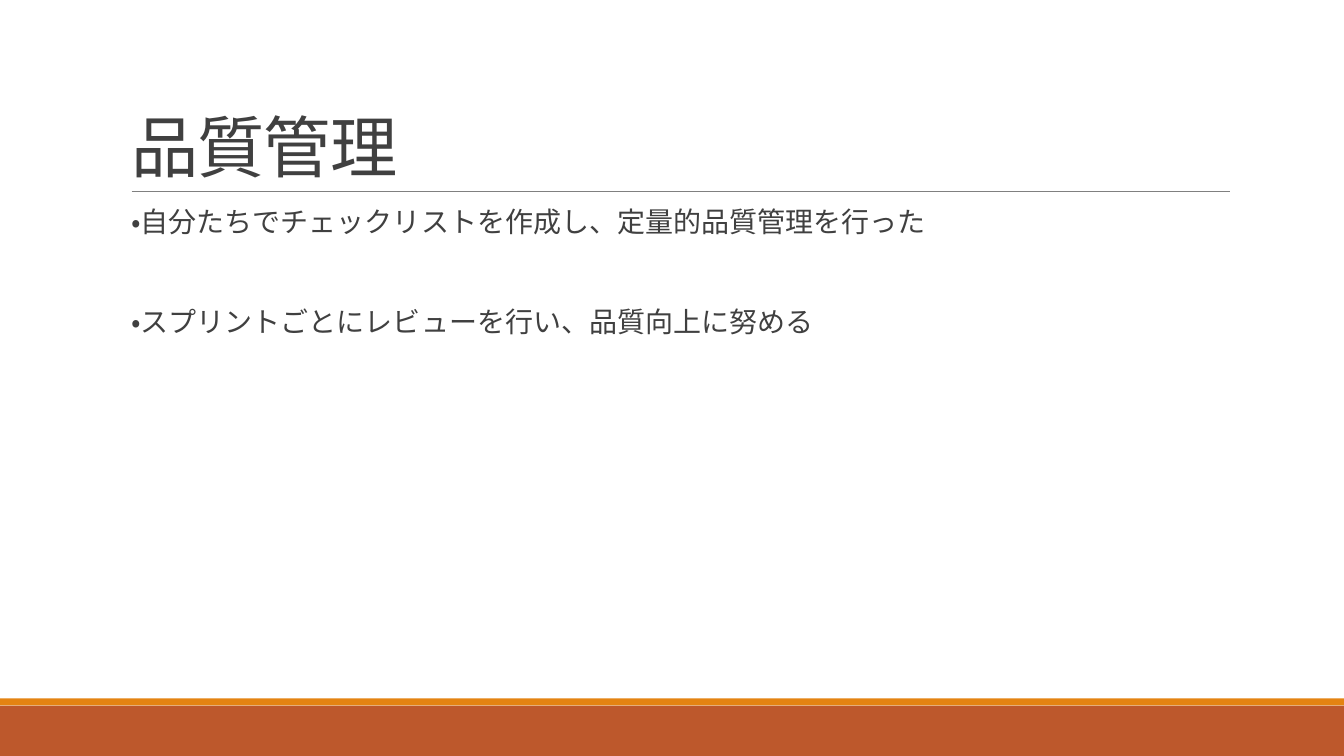
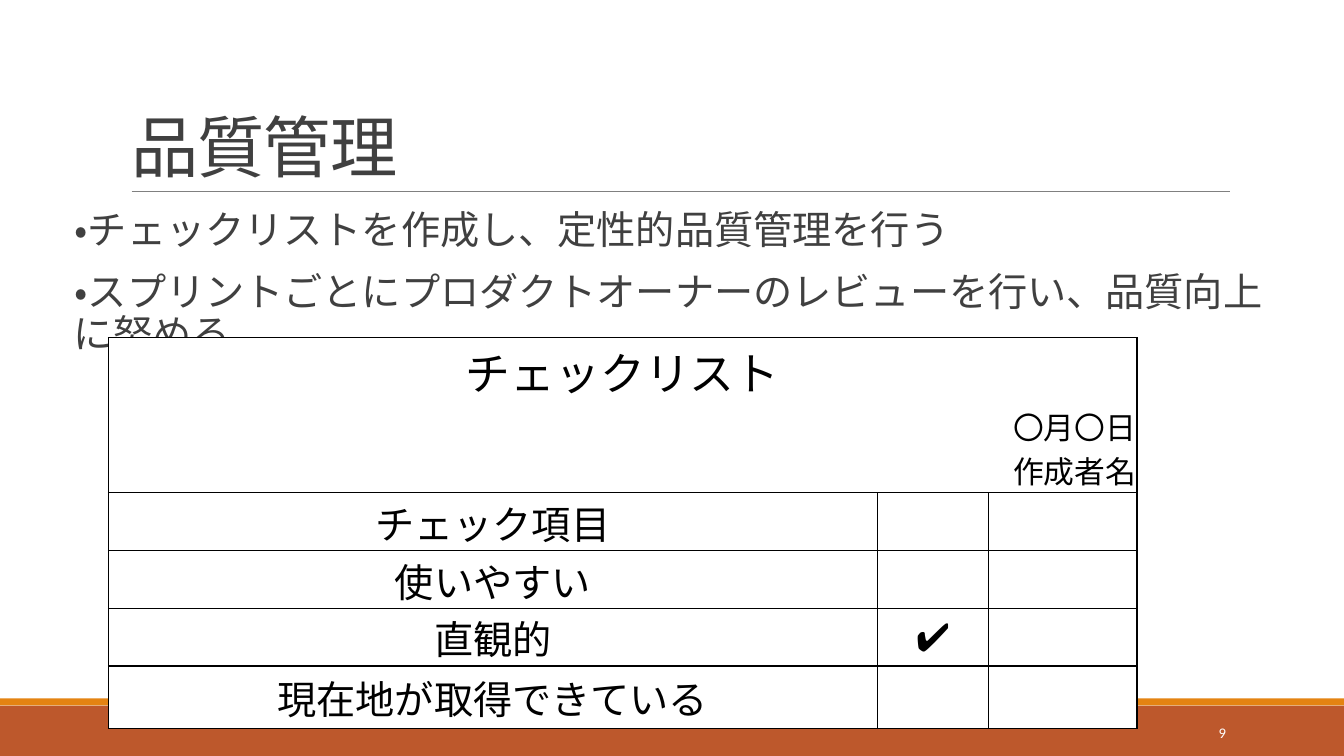
Before and after one commit to tomoyukikondo/yabukiC2017, a slide deck: slide 9 of 避難所情報サービス開発プロジェクト.pptx (slide 8 before the commit). Drawn at 1344x756 pixels with LibreOffice and Linux fonts; fonts in the diff are those of the drawing. Boxes give left, top, right and bottom in pixels: in the first picture for what was removed or moved away, otherwise in the second. Text is boxed around its words. In the diff, an @@ line names an element or a change of style, - is before the commit and + after.

```diff
--- a/避難所情報サービス開発プロジェクト.pptx
+++ b/避難所情報サービス開発プロジェクト.pptx
@@ text at box(74, 211, 1263, 359): text changed; size 20 to 28 pt @@
-  ・自分たちでチェックリストを作成し、定量的品質管理を行った
-  ・スプリントごとにレビューを行い、品質向上に努める
+  ・チェックリストを作成し、定性的品質管理を行う
+  ・スプリントごとにプロダクトオーナーのレビューを行い、品質向上に努める
@@ table added at box(109, 338, 1137, 722), 5 rows, 3 columns @@
+チェックリスト / 〇月〇日 / 作成者名 |  | 
+チェック項目 |  | 
+使いやすい |  | 
+直観的 | ✔ | 
+現在地が取得できている |  | 
@@ page number added at box(1219, 728, 1226, 738), 10.5 pt, text #FFFFFF @@
+9
```
Also in this commit, not shown: 11 other slides changed, 3 slides added.
